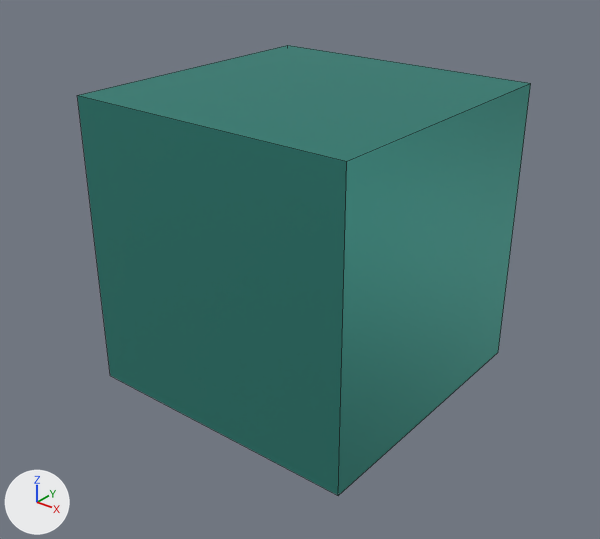
The Blender file Assets/__________Models/rocks.blend, before and after one commit.
Rendered twice from a 50 mm lens placed at (3.16, -4.05, 2.24), pointed at (0.02, -0.13, -0.19). Lighting does not change. The marker at lower left points along +X, +Y and +Z. Mesh edges are drawn as thin lines. The same objects are shown in both versions, whatever each file hides.
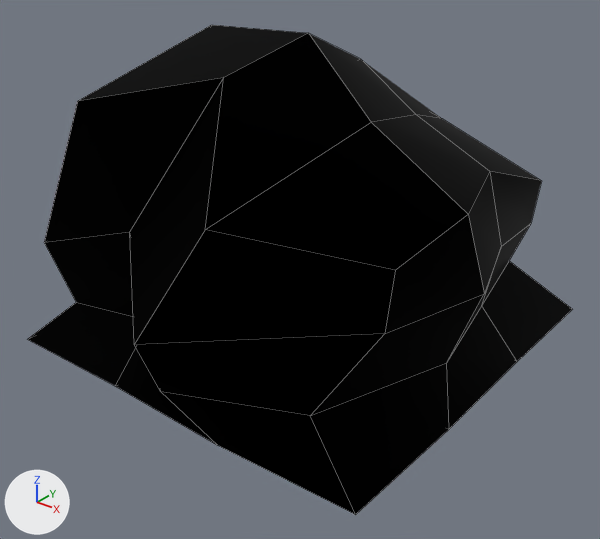
Boxes [x1, y1, x2, y2] around the edits, measured in the pictures (600 x 539 px):
'Cube', reshaped (20% wider, 9% taller): before [77, 45, 531, 496]; after [28, 25, 572, 515]
part 1 of me_cube, built on: before [77, 45, 531, 496]; after [28, 25, 572, 515]

The change, as a diff of the scene's bpy script:
```diff
--- a/Assets/__________Models/rocks.blend.py
+++ b/Assets/__________Models/rocks.blend.py
@@ me_cube @@
 # used by ob_cube; location = (0.0, 0.0, 0.0)
-me_cube.from_pydata(...)  # 8 vertices, 6 faces; spans x -1.0..1.0, y -1.0..1.0, z -1.0..1.0
+me_cube.from_pydata(...)  # 56 vertices, 54 faces; spans x -1.53..1.38, y -1.51..1.5, z -0.72..1.31
+# me_cube part 1: the whole mesh is rebuilt
+# me_cube part 2: the surface is now shaded smooth
 me_cube.materials.append(mat_texture)
```
